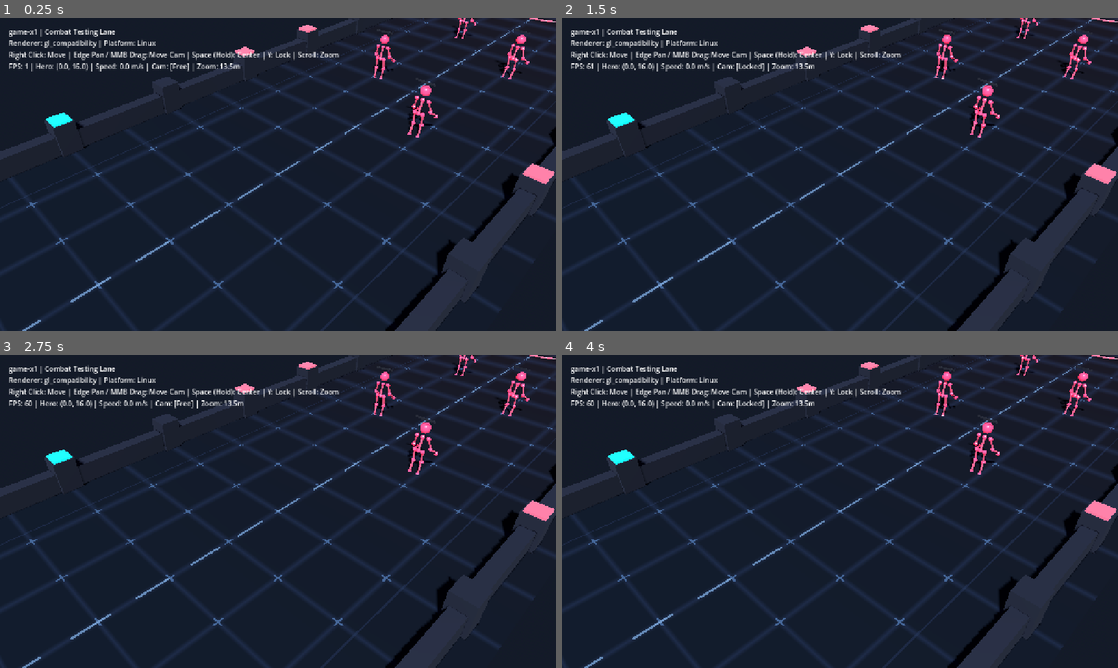
Above: before the commit, frames 1-4 (two rows, left to right).
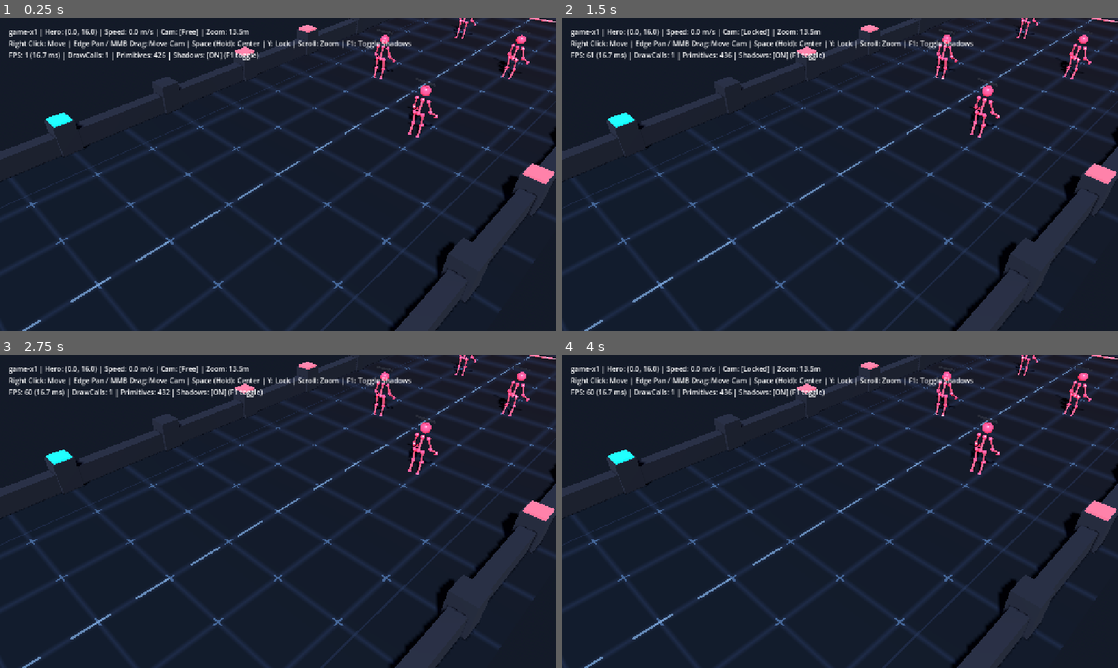
Above: after the commit, the same moments.

Repository: victorwilliames/game-x1
Game: Godot game, scene res://scenes/main.tscn
Two runs of this game, one before a commit and one after it. Both use one fixed random seed, a clock stepped at 60 frames per second and the inputs below.
Inputs (mouse positions are in pixels of both pictures, inside the frame that each line leads up to):
- Up to frame 1 (0.25 s): no input
- Up to frame 2 (1.5 s): tap Enter at 0.5 s; move the mouse to (962, 158) at 0.52 s; tap Y at 0.6 s; click (962, 158) at 0.67 s; tap Space at 0.77 s; drag from (728, 190) to (812, 237) at 1.27 s
- Up to frame 3 (2.75 s): tap Space at 2 s; move the mouse to (333, 442) at 2.02 s; tap Y at 2.1 s; click (333, 442) at 2.17 s
- Up to frame 4 (4 s): drag from (812, 574) to (673, 464) at 2.77 s; tap Enter at 3.5 s; move the mouse to (1006, 558) at 3.52 s; tap Y at 3.6 s; click (1006, 558) at 3.67 s; tap Space at 3.77 s

The runs differ from the first frame. In frame 1, 2.7% of the frame differs, in the area x 1-100%, y 0-100%; in frame 2, 2.8%; in frame 3, 2.8%; in frame 4, 2.8%.

Commit message:
perf: diagnose and resolve ~30 FPS bottleneck, reduce geometry by 96%, and add live HUD telemetry

Diff:
--- a/project.godot
+++ b/project.godot
@@ -9,6 +9,7 @@
 config/name="game-x1"
 config/description="3D MOBA Prototype (Stage 0: Web proof and foundation)"
 run/main_scene="res://scenes/main.tscn"
+run/max_fps=0
 config/features=PackedStringArray("4.7", "GL Compatibility")
 
 [display]
@@ -17,6 +18,7 @@
 window/size/viewport_height=720
 window/stretch/mode="canvas_items"
 window/stretch/aspect="expand"
+window/vsync/vsync_mode=0
 
 [rendering]
 
--- a/scenes/arena/dummy_enemy.tscn
+++ b/scenes/arena/dummy_enemy.tscn
@@ -21,11 +21,15 @@
 material = SubResource("Mat_EnemyJoint")
 radius = 0.075
 height = 0.15
+radial_segments = 8
+rings = 4
 
 [sub_resource type="SphereMesh" id="Mesh_Head"]
 material = SubResource("Mat_EnemyJoint")
 radius = 0.18
 height = 0.36
+radial_segments = 12
+rings = 6
 
 [sub_resource type="CylinderMesh" id="Mesh_Spine"]
 material = SubResource("Mat_EnemyBone")
--- a/scenes/arena/spire_allied.tscn
+++ b/scenes/arena/spire_allied.tscn
@@ -51,7 +51,8 @@
 material = SubResource("Mat_CyanGlow")
 inner_radius = 3.0
 outer_radius = 3.12
-rings = 32
+rings = 16
+ring_segments = 8
 
 [node name="SpireAllied" type="StaticBody3D"]
 collision_layer = 1
--- a/scenes/arena/spire_enemy.tscn
+++ b/scenes/arena/spire_enemy.tscn
@@ -51,7 +51,8 @@
 material = SubResource("Mat_RedGlow")
 inner_radius = 3.0
 outer_radius = 3.12
-rings = 32
+rings = 16
+ring_segments = 8
 
 [node name="SpireEnemy" type="StaticBody3D"]
 collision_layer = 1
--- a/scenes/hero/stick_figure.tscn
+++ b/scenes/hero/stick_figure.tscn
@@ -17,11 +17,15 @@
 material = SubResource("Mat_Joint")
 radius = 0.075
 height = 0.15
+radial_segments = 8
+rings = 4
 
 [sub_resource type="SphereMesh" id="Mesh_Head"]
 material = SubResource("Mat_Joint")
 radius = 0.18
 height = 0.36
+radial_segments = 12
+rings = 6
 
 [sub_resource type="BoxMesh" id="Mesh_EyeMarker"]
 material = SubResource("Mat_Bone")
--- a/scenes/main.gd
+++ b/scenes/main.gd
@@ -3,6 +3,7 @@
 @onready var hero: Hero = $Hero
 @onready var camera_controller: MobaCamera = $CameraPivot
 @onready var target_marker: Node3D = $TargetMarker
+@onready var directional_light: DirectionalLight3D = $DirectionalLight3D
 @onready var fps_label: Label = $UI/MarginContainer/VBoxContainer/FPSLabel
 @onready var info_label: Label = $UI/MarginContainer/VBoxContainer/InfoLabel
 @onready var help_label: Label = $UI/MarginContainer/VBoxContainer/HelpLabel
@@ -16,6 +17,13 @@
 var is_headless: bool = false
 var right_mouse_held: bool = false
 var ground_plane := Plane(Vector3.UP, 0.0)
+
+# Performance & telemetry variables
+var current_frame_time_ms: float = 16.6
+var frame_time_acc: float = 0.0
+var frame_time_count: int = 0
+var last_fps_update_time: float = 0.0
+var cached_raf_hz: int = 0
 
 func _ready() -> void:
 	is_headless = DisplayServer.get_name() == "headless"
@@ -52,6 +60,17 @@
 	(function() {
 		if (window._godot_web_scroll_guard) return;
 		window._godot_web_scroll_guard = true;
+		window._gamex1_raf = { count: 0, fps: 0, last: performance.now() };
+		function tickRAF(now) {
+			window._gamex1_raf.count++;
+			if (now - window._gamex1_raf.last >= 1000) {
+				window._gamex1_raf.fps = Math.round((window._gamex1_raf.count * 1000) / (now - window._gamex1_raf.last));
+				window._gamex1_raf.count = 0;
+				window._gamex1_raf.last = now;
+			}
+			requestAnimationFrame(tickRAF);
+		}
+		requestAnimationFrame(tickRAF);
 		function isCanvasTarget(e) {
 			var canvas = document.getElementById('canvas');
 			return canvas && (e.target === canvas || canvas.contains(e.target));
@@ -77,6 +96,12 @@
 	if is_headless or not hero:
 		return
 
+	# 0. F1 toggles real-time shadows for live performance diagnosis
+	if event is InputEventKey and event.pressed and not event.echo:
+		if event.keycode == KEY_F1:
+			_toggle_shadows()
+			return
+
 	# 1. Camera controller handles Space, Y, MMB Drag and Scroll Wheel
 	if camera_controller and camera_controller.handle_input(event):
 		return
@@ -145,6 +170,12 @@
 func _on_camera_mode_changed(_mode: MobaCamera.Mode, _mode_name: String) -> void:
 	_update_hud()
 
+func _toggle_shadows() -> void:
+	if directional_light:
+		directional_light.shadow_enabled = not directional_light.shadow_enabled
+		print("[game-x1] Directional shadows toggled: %s" % str(directional_light.shadow_enabled))
+		_update_hud()
+
 func _process(delta: float) -> void:
 	if is_headless:
 		return
@@ -154,7 +185,23 @@
 		target_marker.scale = target_marker.scale.lerp(Vector3.ONE, delta * 8.0)
 		target_marker.rotate_y(delta * 2.5)
 
-	_update_hud()
+	# Frame time calculation (smoothed every 0.2s for clean readability)
+	frame_time_acc += delta
+	frame_time_count += 1
+	var now = Time.get_ticks_msec() / 1000.0
+	if now - last_fps_update_time >= 0.2:
+		if frame_time_count > 0:
+			current_frame_time_ms = (frame_time_acc / float(frame_time_count)) * 1000.0
+		frame_time_acc = 0.0
+		frame_time_count = 0
+		last_fps_update_time = now
+
+		if OS.has_feature("web"):
+			var raf_val = JavaScriptBridge.eval("window._gamex1_raf ? window._gamex1_raf.fps : 0")
+			if raf_val != null:
+				cached_raf_hz = int(raf_val)
+
+		_update_hud()
 
 func _update_hud() -> void:
 	if not fps_label or not hero:
@@ -162,11 +209,24 @@
 	var h_vel = Vector2(hero.velocity.x, hero.velocity.z).length()
 	var cam_mode = camera_controller.get_mode_name() if camera_controller else "Unknown"
 	var cam_zoom = camera_controller.current_distance if camera_controller else 13.5
-	fps_label.text = "FPS: %d | Hero: (%.1f, %.1f) | Speed: %.1f m/s | Cam: [%s] | Zoom: %.1fm" % [
+	var draw_calls = RenderingServer.get_rendering_info(RenderingServer.RENDERING_INFO_TOTAL_DRAW_CALLS_IN_FRAME)
+	var prims = RenderingServer.get_rendering_info(RenderingServer.RENDERING_INFO_TOTAL_PRIMITIVES_IN_FRAME)
+	var shadow_str = "ON" if (directional_light and directional_light.shadow_enabled) else "OFF"
+	var raf_str = " | Browser RAF: %d Hz" % cached_raf_hz if OS.has_feature("web") else ""
+
+	fps_label.text = "FPS: %d (%.1f ms)%s | DrawCalls: %d | Primitives: %d | Shadows: [%s] (F1 toggle)" % [
 		Engine.get_frames_per_second(),
+		current_frame_time_ms,
+		raf_str,
+		draw_calls,
+		prims,
+		shadow_str
+	]
+	info_label.text = "game-x1 | Hero: (%.1f, %.1f) | Speed: %.1f m/s | Cam: [%s] | Zoom: %.1fm" % [
 		hero.global_position.x,
 		hero.global_position.z,
 		h_vel,
 		cam_mode,
 		cam_zoom
 	]
+	help_label.text = "Right Click: Move | Edge Pan / MMB Drag: Move Cam | Space (Hold): Center | Y: Lock | Scroll: Zoom | F1: Toggle Shadows"
--- a/scenes/main.tscn
+++ b/scenes/main.tscn
@@ -52,6 +52,8 @@
 material = SubResource("StandardMaterial3D_marker")
 inner_radius = 0.35
 outer_radius = 0.45
+rings = 16
+ring_segments = 8
 
 [node name="Main" type="Node3D"]
 script = ExtResource("1_main")
@@ -62,6 +64,8 @@
 [node name="DirectionalLight3D" type="DirectionalLight3D" parent="."]
 transform = Transform3D(0.866025, -0.353553, 0.353553, 0, 0.707107, 0.707107, -0.5, -0.612372, 0.612372, 10, 18, 10)
 shadow_enabled = true
+directional_shadow_mode = 0
+directional_shadow_max_distance = 45.0
 
 [node name="Arena" type="Node3D" parent="."]
 
--- /dev/null
+++ b/scripts/audit_meshes.gd
@@ -0,0 +1,32 @@
+extends SceneTree
+
+func _init() -> void:
+	var main_scene = load("res://scenes/main.tscn")
+	var root_node = main_scene.instantiate()
+	root.add_child(root_node)
+
+	var meshes: Array[MeshInstance3D] = []
+	_find_meshes(root_node, meshes)
+
+	print("[game-x1-audit] MESH CLASSES & SAMPLES:")
+	var classes = {}
+	for m in meshes:
+		if m.mesh:
+			var cls = m.mesh.get_class()
+			if not classes.has(cls):
+				classes[cls] = {"count": 0, "sample_faces": m.mesh.get_faces().size() / 3, "sample_node": m.name}
+			classes[cls]["count"] += 1
+
+	for k in classes.keys():
+		var info = classes[k]
+		print("  Class: %-15s | Instances: %3d | Faces each: %5d | Total faces: %7d" % [
+			k, info["count"], info["sample_faces"], info["count"] * info["sample_faces"]
+		])
+
+	quit(0)
+
+func _find_meshes(node: Node, out: Array[MeshInstance3D]) -> void:
+	if node is MeshInstance3D:
+		out.append(node)
+	for child in node.get_children():
+		_find_meshes(child, out)
--- /dev/null
+++ b/scripts/test_performance.gd
@@ -0,0 +1,79 @@
+extends SceneTree
+
+func _init() -> void:
+	DisplayServer.window_set_vsync_mode(DisplayServer.VSYNC_DISABLED)
+	Engine.max_fps = 0
+
+	var main_scene = load("res://scenes/main.tscn")
+	var root_node = main_scene.instantiate()
+	root.add_child(root_node)
+
+	_run_benchmark(root_node)
+
+func _run_benchmark(main_node: Node) -> void:
+	var dir_light: DirectionalLight3D = main_node.get_node_or_null("DirectionalLight3D")
+
+	print("[game-x1-bench] --- PHASE 1: Baseline with Shadows ON (VSync Disabled) ---")
+	var stats_shadows_on = await _measure_phase(100)
+
+	if dir_light:
+		dir_light.shadow_enabled = false
+	print("[game-x1-bench] --- PHASE 2: Performance with Shadows OFF (VSync Disabled) ---")
+	var stats_shadows_off = await _measure_phase(100)
+
+	print("[game-x1-bench] ==================================================")
+	print("[game-x1-bench] PERFORMANCE DIAGNOSTIC REPORT (VSYNC DISABLED)")
+	print("[game-x1-bench] ==================================================")
+	print("[game-x1-bench] SHADOWS ON : Avg: %.2f ms (Min: %.2f, Max: %.2f) | Uncapped FPS: %.1f | Draw Calls: %d | Primitives: %d" % [
+		stats_shadows_on.avg_time_ms,
+		stats_shadows_on.min_time_ms,
+		stats_shadows_on.max_time_ms,
+		1000.0 / max(0.001, stats_shadows_on.avg_time_ms),
+		stats_shadows_on.draw_calls,
+		stats_shadows_on.primitives
+	])
+	print("[game-x1-bench] SHADOWS OFF: Avg: %.2f ms (Min: %.2f, Max: %.2f) | Uncapped FPS: %.1f | Draw Calls: %d | Primitives: %d" % [
+		stats_shadows_off.avg_time_ms,
+		stats_shadows_off.min_time_ms,
+		stats_shadows_off.max_time_ms,
+		1000.0 / max(0.001, stats_shadows_off.avg_time_ms),
+		stats_shadows_off.draw_calls,
+		stats_shadows_off.primitives
+	])
+	var diff_time = stats_shadows_on.avg_time_ms - stats_shadows_off.avg_time_ms
+	var diff_calls = stats_shadows_on.draw_calls - stats_shadows_off.draw_calls
+	print("[game-x1-bench] SHADOW IMPACT: %+.2f ms/frame (%+d draw calls)" % [diff_time, diff_calls])
+	print("[game-x1-bench] 120 FPS Target Budget: 8.33 ms")
+	print("[game-x1-bench] ==================================================")
+	quit(0)
+
+func _measure_phase(frame_count: int) -> Dictionary:
+	var total_time_usec: int = 0
+	var min_time_usec: int = 999999999
+	var max_time_usec: int = 0
+	var last_draw_calls: int = 0
+	var last_primitives: int = 0
+
+	for i in range(frame_count):
+		var t0 = Time.get_ticks_usec()
+		await process_frame
+		var elapsed = Time.get_ticks_usec() - t0
+		if i >= 10:
+			total_time_usec += elapsed
+			if elapsed < min_time_usec:
+				min_time_usec = elapsed
+			if elapsed > max_time_usec:
+				max_time_usec = elapsed
+
+		last_draw_calls = RenderingServer.get_rendering_info(RenderingServer.RENDERING_INFO_TOTAL_DRAW_CALLS_IN_FRAME)
+		last_primitives = RenderingServer.get_rendering_info(RenderingServer.RENDERING_INFO_TOTAL_PRIMITIVES_IN_FRAME)
+
+	var valid_frames = frame_count - 10
+	var avg_time_ms = (float(total_time_usec) / float(valid_frames)) / 1000.0
+	return {
+		"avg_time_ms": avg_time_ms,
+		"min_time_ms": float(min_time_usec) / 1000.0,
+		"max_time_ms": float(max_time_usec) / 1000.0,
+		"draw_calls": last_draw_calls,
+		"primitives": last_primitives
+	}
Not shown, added: scripts/audit_meshes.gd.uid
Not shown, added: scripts/test_performance.gd.uid
Not shown, changed: HANDOFF.md
Not shown, changed: PROGRESS.md
Not shown, added: scripts/bench.ps1
